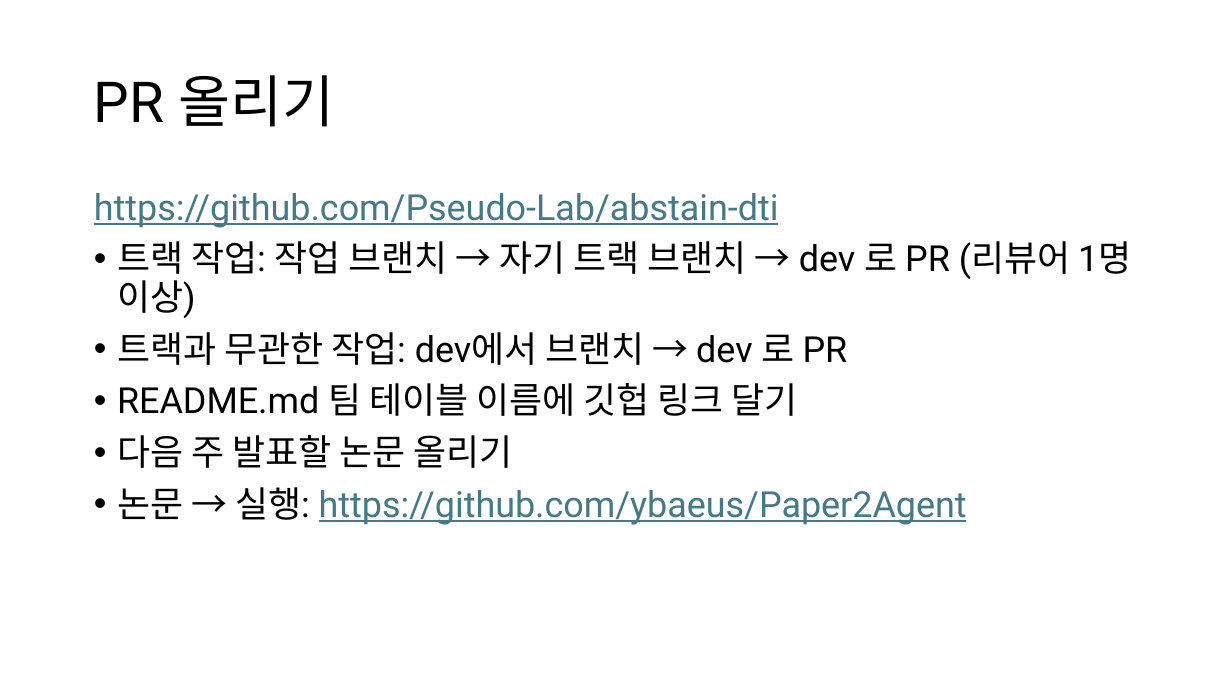
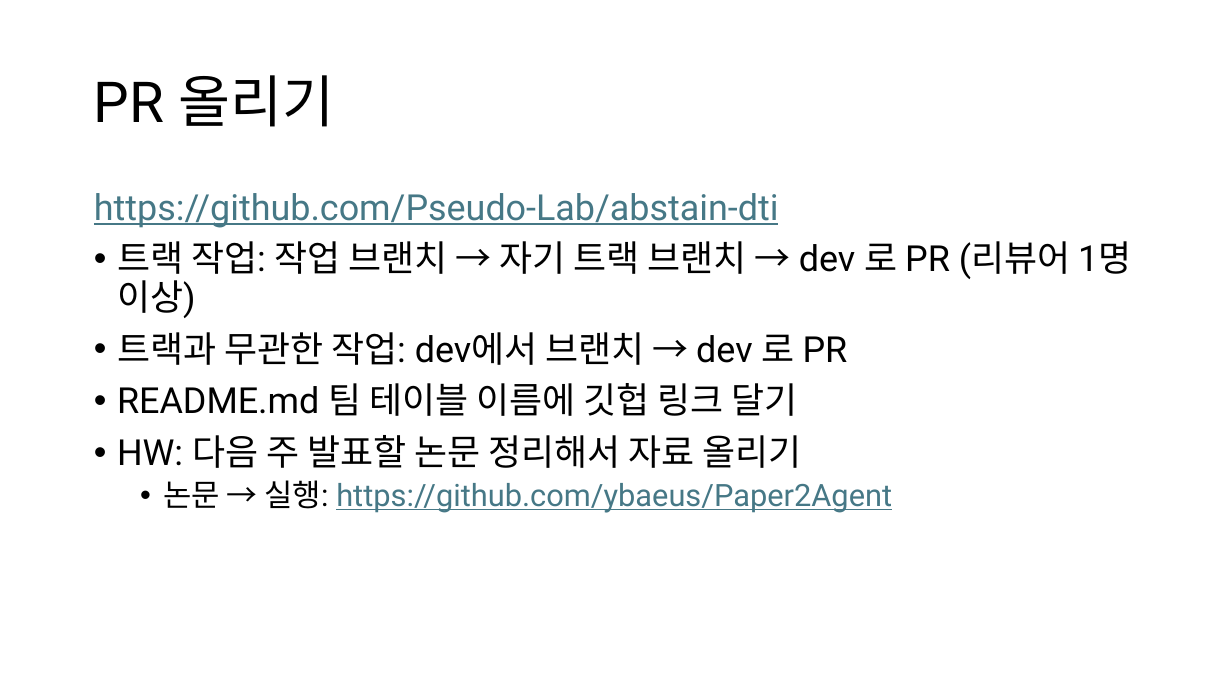
Before and after one commit to Pseudo-Lab/abstain-dti, a slide deck: slide 27 of docs/weekly/w01/w01.pptx (slide 25 before the commit). Drawn at 1232x693 pixels with LibreOffice and Linux fonts; fonts in the diff are those of the drawing. Boxes give left, top, right and bottom in pixels: in the first picture for what was removed or moved away, otherwise in the second. Text is boxed around its words. In the diff, an @@ line names an element or a change of style, - is before the commit and + after.

```diff
--- a/docs/weekly/w01/w01.pptx
+++ b/docs/weekly/w01/w01.pptx
@@ text at (117,435,801,468): text changed @@
-• 다음 주 발표할 논문 올리기
+• HW: 다음 주 발표할 논문 정리해서 자료 올리기
@@ text at (163,480,892,513): size 28 to 24 pt in "논문 → 실행: https://github.com/ybaeus/Paper2Agent"; list level 1 to 2 in "논문 → 실행: https://github.com/ybaeus/Paper2Agent" @@
```
Also in this commit, not shown: 5 other slides changed, 4 slides added, 2 slides removed, 3 other files.
